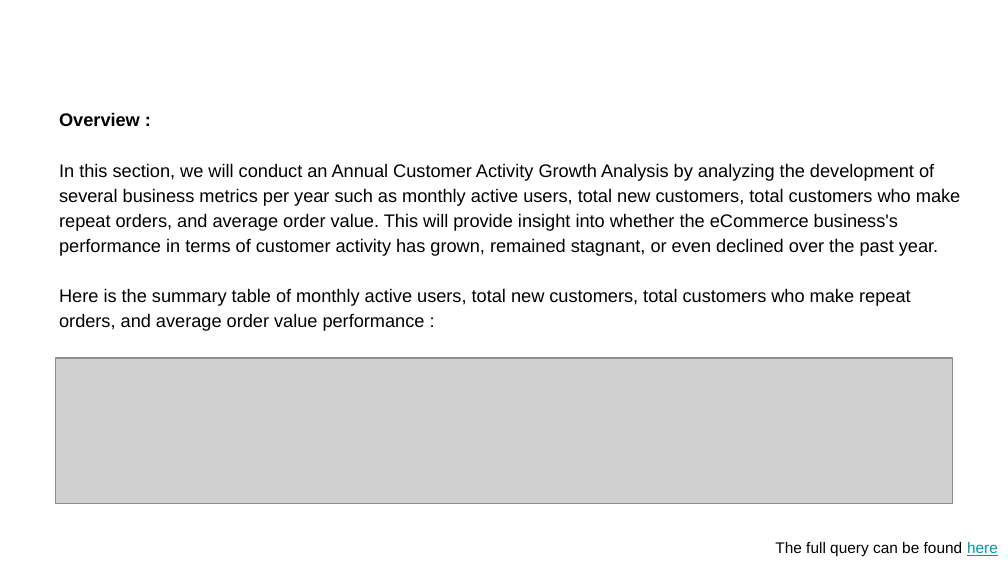
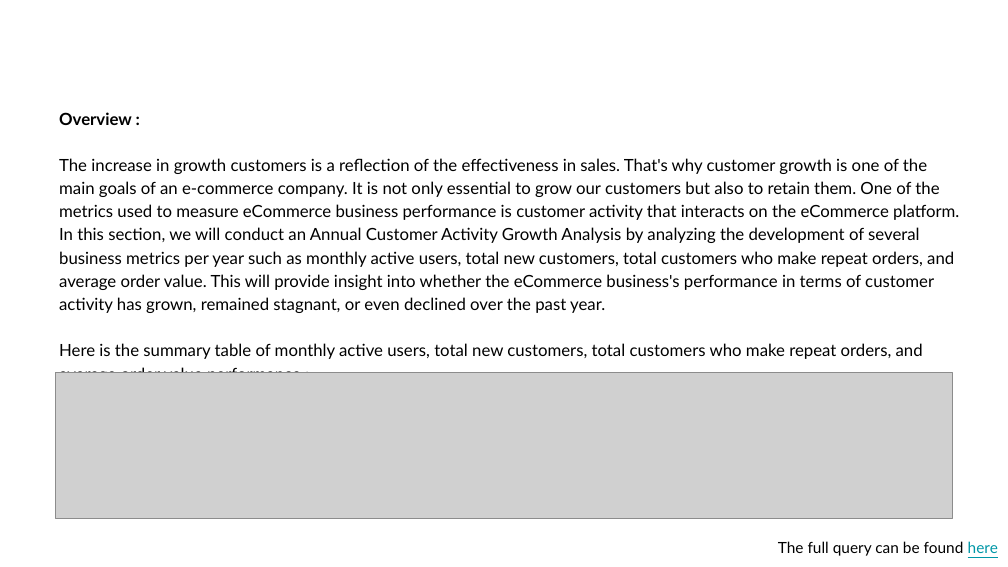
Before and after one commit to mcikalmerdeka/Analyzing-eCommerce-Business-Performance-with-SQL, a slide deck: slide 1 of Task 2/Muhammad Cikal Merdeka_Task_2_Analyzing eCommerce Business Performance with SQL.pptx. Drawn at 1008x567 pixels with LibreOffice and Linux fonts; fonts in the diff are those of the drawing; grey boxes stand for pictures; background and template pictures are left out. Boxes give left, top, right and bottom in pixels: in the first picture for what was removed or moved away, otherwise in the second. Text is boxed around its words. In the diff, an @@ line names an element or a change of style, - is before the commit and + after.

Commit message:
Improvement in presentation layout with additional information

```diff
--- a/Task 2/Muhammad Cikal Merdeka_Task_2_Analyzing eCommerce Business Performance with SQL.pptx
+++ b/Task 2/Muhammad Cikal Merdeka_Task_2_Analyzing eCommerce Business Performance with SQL.pptx
@@ text at [59, 112, 923, 373]: size 13 to 12 pt, font Arial to Lato in "Overview :", "Here is the summary table of monthly ..." @@
@@ text at [59, 158, 959, 313]: text changed; size 13 to 12 pt; font Arial to Lato @@
-In this section, we will conduct an Annual Customer Activity Growth Analysis by analyzing the development of several business metrics per year such as monthly active users, total new customers, total customers who make repeat orders, and average order value. This will provide insight into whether the eCommerce business's performance in terms of customer activity has grown, remained stagnant, or even declined over the past year.
+The increase in growth customers is a reflection of the effectiveness in sales. That's why customer growth is one of the main goals of an e-commerce company. It is not only essential to grow our customers but also to retain them. One of the metrics used to measure eCommerce business performance is customer activity that interacts on the eCommerce platform. In this section, we will conduct an Annual Customer Activity Growth Analysis by analyzing the development of several business metrics per year such as monthly active users, total new customers, total customers who make repeat orders, and average order value. This will provide insight into whether the eCommerce business's performance in terms of customer activity has grown, remained stagnant, or even declined over the past year.
@@ picture: place and size @@
-picture at [55, 358, 953, 503]
+picture at [55, 373, 953, 518]
@@ text "The full query can be ..." at [778, 541, 998, 556]: font Arial to Lato @@
```
Also in this commit, not shown: 2 other slides changed, 7 other files.
